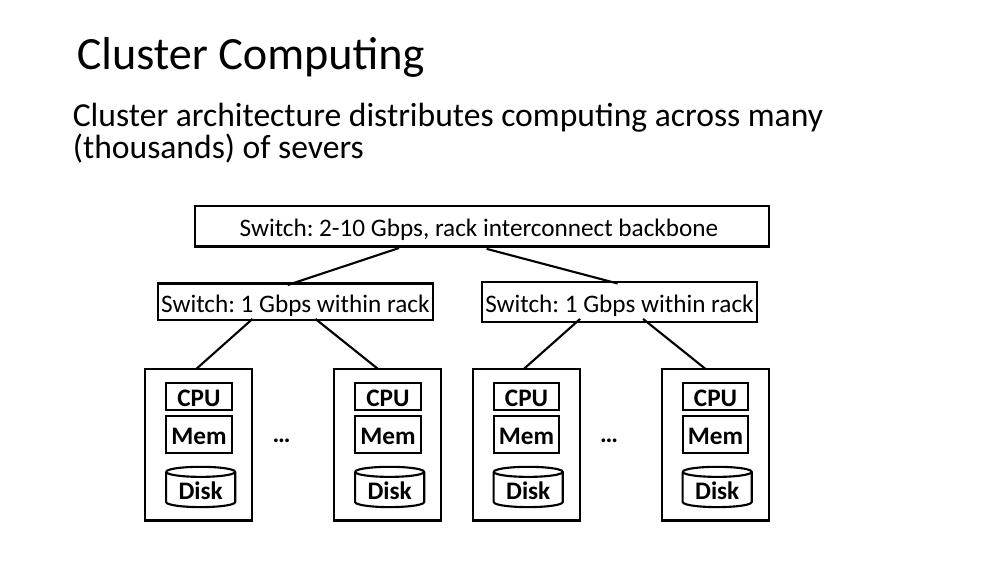
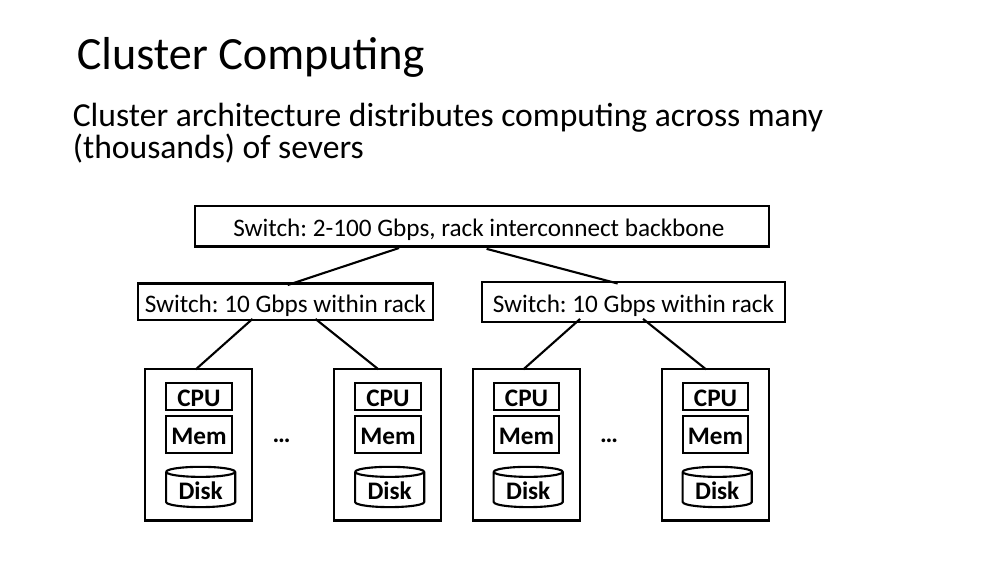
Before and after one commit to StephenElston/CSCI-E-108, a slide deck: slide 14 of slides/2_BigDataComputing.pptx. Drawn at 1008x567 pixels with LibreOffice and Linux fonts; fonts in the diff are those of the drawing. Boxes give left, top, right and bottom in pixels: in the first picture for what was removed or moved away, otherwise in the second. Text is boxed around its words. In the diff, an @@ line names an element or a change of style, - is before the commit and + after.

```diff
--- a/slides/2_BigDataComputing.pptx
+++ b/slides/2_BigDataComputing.pptx
@@ text in rectangle at <box>233,218,725,240</box>: text changed @@
-Switch: 2-10 Gbps, rack interconnect backbone
+Switch: 2-100 Gbps, rack interconnect backbone
@@ rectangle "Switch: 10 Gbps within rack": place and size @@
-rectangle "Switch: 10 Gbps within rack" at <box>158,284,433,321</box>
+rectangle "Switch: 10 Gbps within rack" at <box>138,284,433,321</box>
@@ text in rectangle at <box>145,294,426,316</box>: text changed @@
-Switch: 1 Gbps within rack
+Switch: 10 Gbps within rack
@@ rectangle "Switch: 10 Gbps within rack": place and size @@
-rectangle "Switch: 10 Gbps within rack" at <box>482,282,757,322</box>
+rectangle "Switch: 10 Gbps within rack" at <box>482,282,785,322</box>
@@ text in rectangle at <box>493,294,774,316</box>: text changed @@
-Switch: 1 Gbps within rack
+Switch: 10 Gbps within rack
```
Also in this commit, not shown: 3 other slides changed.
